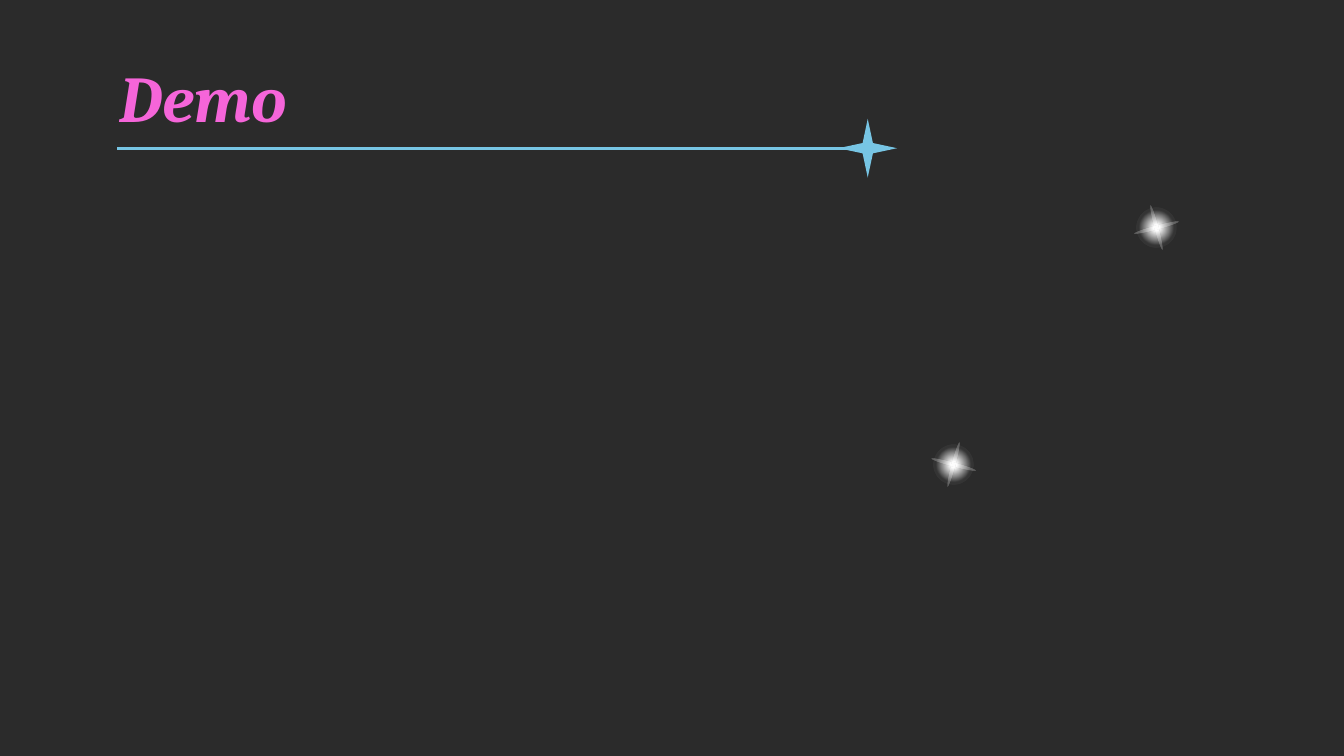
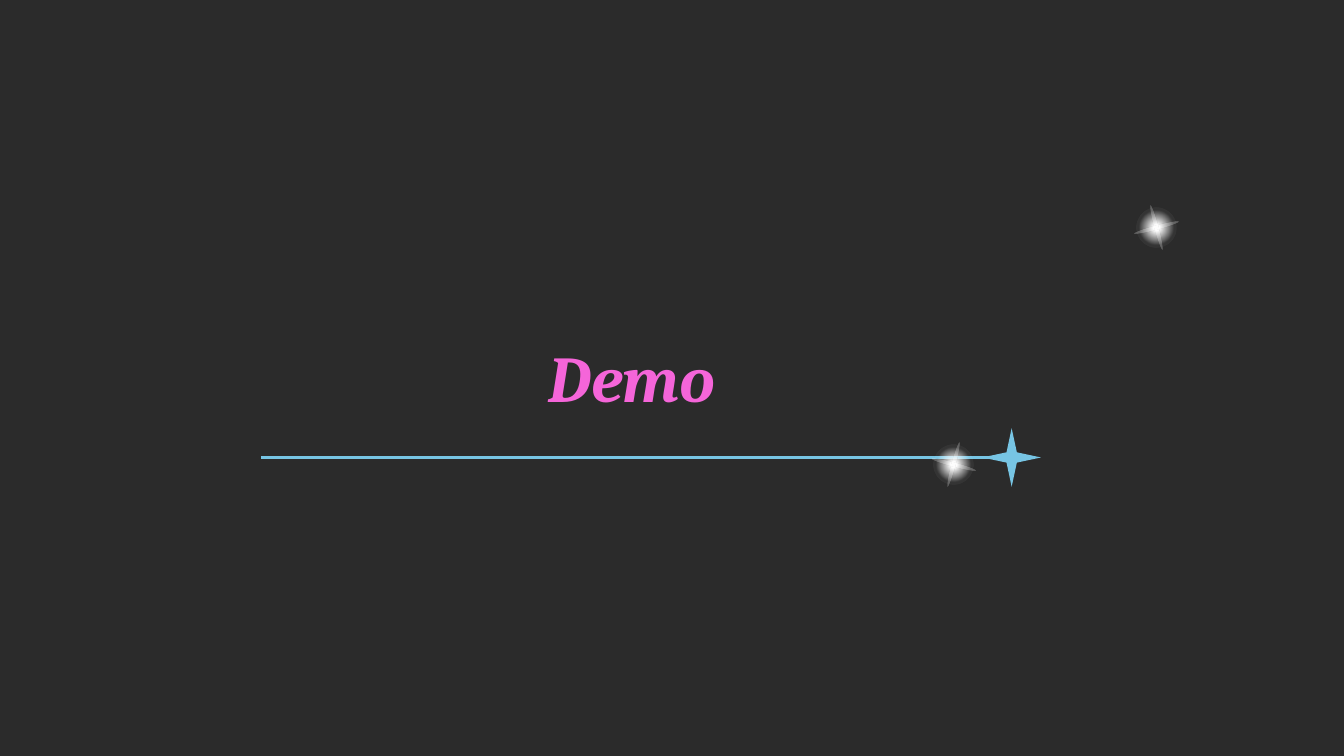
Before and after one commit to phoenixgoldz/Capstone, a slide deck: slide 5 of Capstone Presentation.pptx. Drawn at 1344x756 pixels with LibreOffice and Linux fonts; fonts in the diff are those of the drawing; background and template pictures are left out; a plain dark background stands for a picture behind light text. Boxes give left, top, right and bottom in pixels: in the first picture for what was removed or moved away, otherwise in the second. Text is boxed around its words. In the diff, an @@ line names an element or a change of style, - is before the commit and + after.

```diff
--- a/Capstone Presentation.pptx
+++ b/Capstone Presentation.pptx
@@ title "Demo": place and size @@
-title "Demo" at [119, 78, 287, 123]
+title "Demo" at [548, 358, 716, 403]
@@ title "Demo" at [548, 358, 716, 403]: alignment left to centre @@
@@ star: place and size @@
-star at [839, 118, 898, 177]
+star at [982, 429, 1042, 488]
@@ line moved from (859, 148) - (117, 148) to (1004, 457) - (261, 457) @@
```
Also in this commit, not shown: 1 other slide changed, 7 other files.
